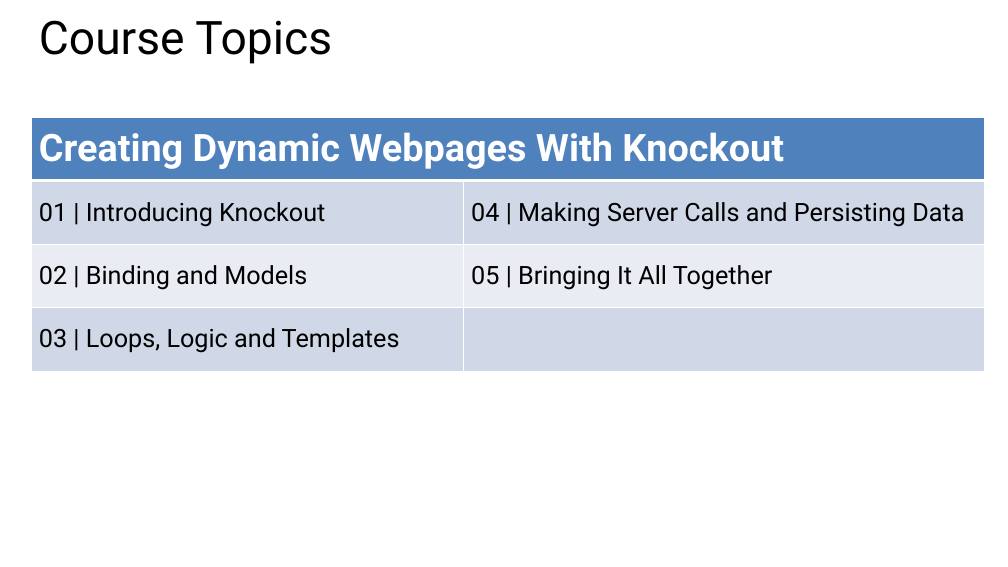
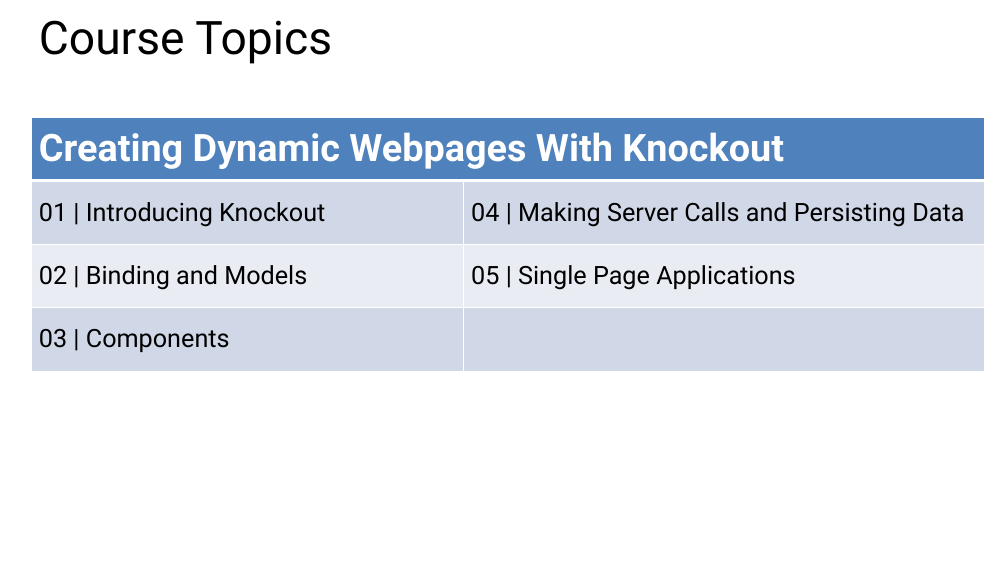
Before and after one commit to jongalloway/Knockout-MVA, a slide deck: slide 2 of Slides/4 - Making Server Calls and Persisting Data.pptx. Drawn at 1008x567 pixels with LibreOffice and Linux fonts; fonts in the diff are those of the drawing. Boxes give left, top, right and bottom in pixels: in the first picture for what was removed or moved away, otherwise in the second. Text is boxed around its words. In the diff, an @@ line names an element or a change of style, - is before the commit and + after.

```diff
--- a/Slides/4 - Making Server Calls and Persisting Data.pptx
+++ b/Slides/4 - Making Server Calls and Persisting Data.pptx
@@ table at <box>31,117,985,371</box> @@
-row 3, column 2: 05 | Bringing It All Together
+row 3, column 2: 05 | Single Page Applications
-row 4, column 1: 03 | Loops, Logic and Templates
+row 4, column 1: 03 | Components
```
Also in this commit, not shown: 11 slides added, 1 slide removed, 1 other file.
